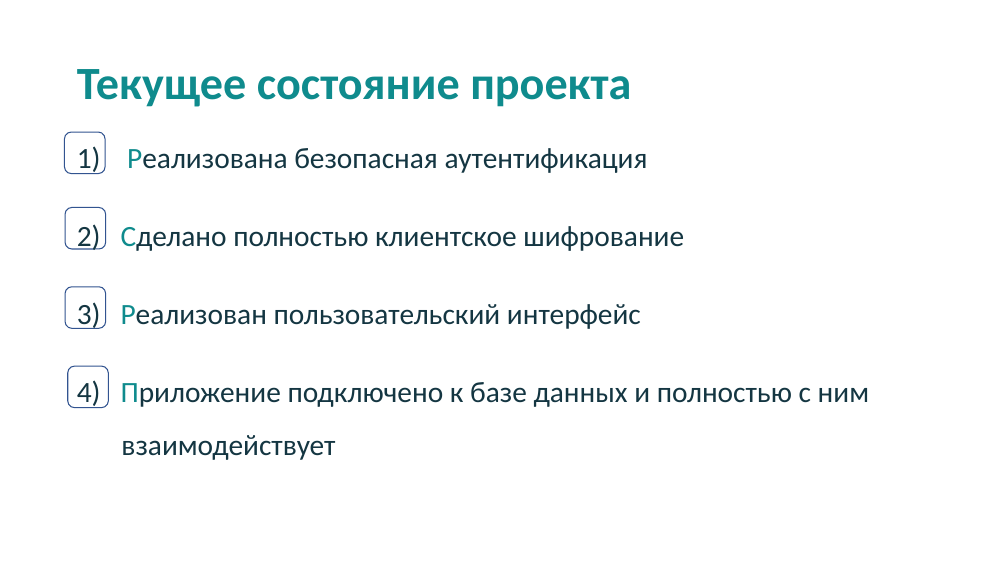
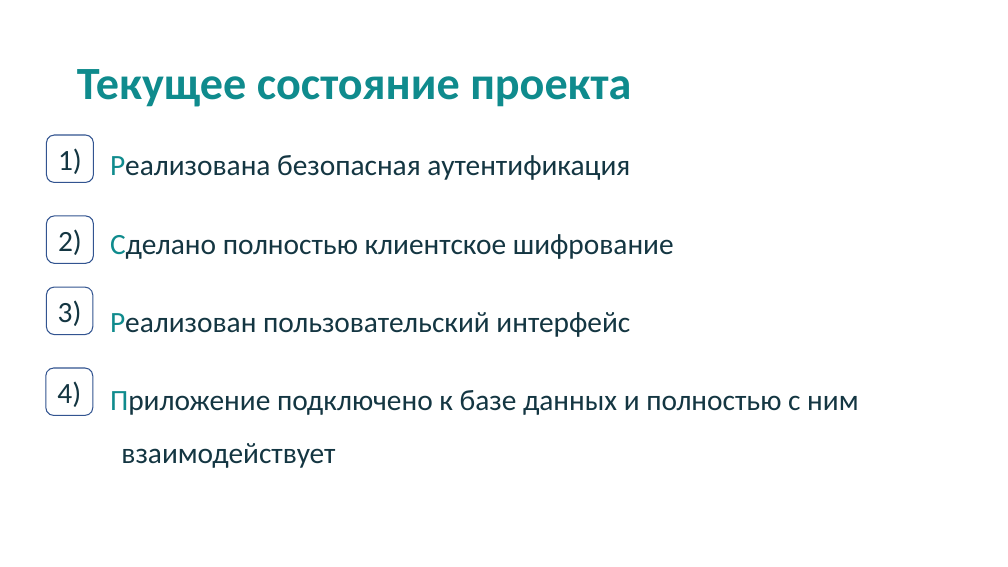
Before and after one commit to Nak1i1/Naki, a slide deck: slide 11 of Мессенджер Naki.pptx (slide 9 before the commit). Drawn at 1008x567 pixels with LibreOffice and Linux fonts; fonts in the diff are those of the drawing. Boxes give left, top, right and bottom in pixels: in the first picture for what was removed or moved away, otherwise in the second. Text is boxed around its words. In the diff, an @@ line names an element or a change of style, - is before the commit and + after.

```diff
--- a/Мессенджер Naki.pptx
+++ b/Мессенджер Naki.pptx
@@ rounded rectangle added at box(46, 135, 93, 183), fill #FFFFFF, outline #325491 1 pt, 28 pt, text #143642 @@
+1)
@@ rounded rectangle removed at box(64, 132, 105, 174) @@
@@ text at box(110, 155, 858, 468): text changed @@
-1) Реализована безопасная аутентификация
-2) Сделано полностью клиентское шифрование
-3) Реализован пользовательский интерфейс
-4) Приложение подключено к базе данных и полностью с ним взаимодействует
+Реализована безопасная аутентификация
+Сделано полностью клиентское шифрование
+Реализован пользовательский интерфейс
+Приложение подключено к базе данных и полностью с ним взаимодействует
@@ rounded rectangle removed at box(65, 207, 106, 249) @@
@@ rounded rectangle added at box(46, 216, 93, 264), fill #FFFFFF, outline #325491 1 pt, 28 pt, text #143642 @@
+2)
@@ rounded rectangle added at box(46, 287, 92, 335), fill #FFFFFF, outline #325491 1 pt, 28 pt, text #143642 @@
+3)
@@ rounded rectangle removed at box(65, 287, 106, 328) @@
@@ rounded rectangle added at box(46, 368, 93, 416), fill #FFFFFF, outline #325491 1 pt, 28 pt, text #143642 @@
+4)
@@ rounded rectangle removed at box(68, 366, 109, 408) @@
```
Also in this commit, not shown: 5 other slides changed, 2 slides added, 5 other files.
